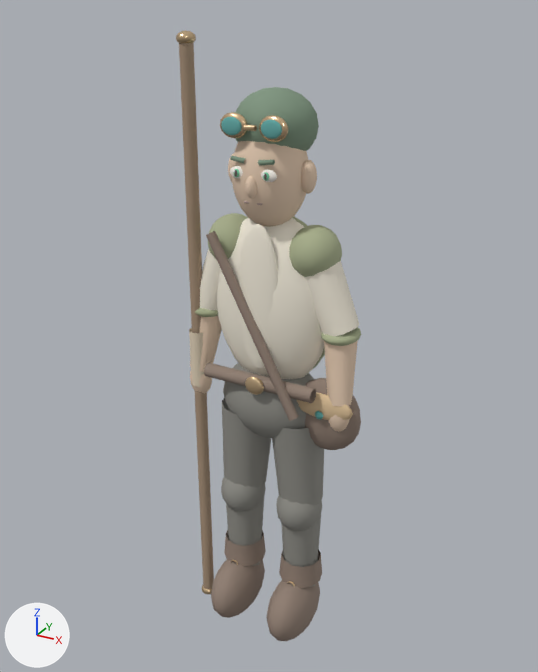
Before and after pictures for a commit that changed the glTF model unreal/ArtSource/Characters/Candidates/Ender.glb.
The view is the same before and after, from a 50 mm lens placed at (0.954, -1.758, 1.899), pointed at (-0.018, 0.008, 1.016). Arrows for +X, +Y and +Z are at lower left; the lights stay in place. The first picture is the older version.

Objects in the first picture: 'Ender_lookdev'.
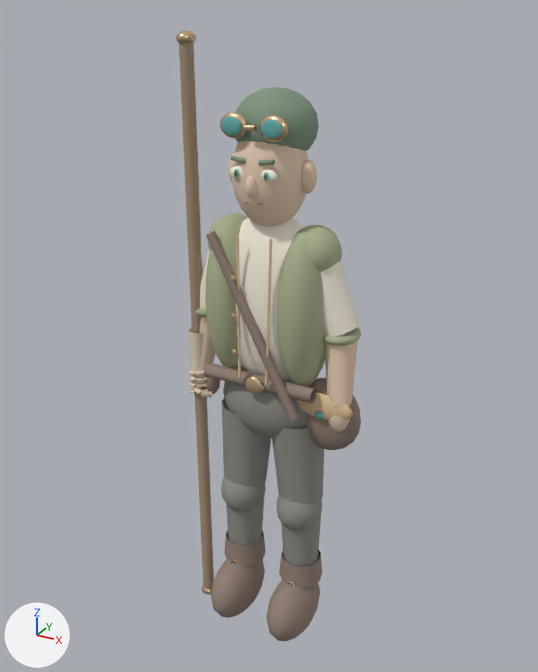
What differs and where, as boxes (x1, y1, x2, y2) in the pictures (538 x 672 px; the box of a moved part takes in the faces that stretch with it):
part 1 of me_ender_lookdev, added: after (199, 391, 212, 397)
part 2 of me_ender_lookdev, added: after (193, 384, 202, 395)
part 3 of me_ender_lookdev, added: after (236, 233, 241, 378)
part 4 of me_ender_lookdev, added: after (265, 239, 272, 385)
part 5 of me_ender_lookdev, moved or reshaped: before (190, 216, 325, 393); after (189, 217, 329, 394)

Patch to the scene script:
```diff
--- a/unreal/ArtSource/Characters/Candidates/Ender.glb.py
+++ b/unreal/ArtSource/Characters/Candidates/Ender.glb.py
@@ mat_bb8951_005 @@
+mat_bb8951_005 = principled_material('#bb8951.005')
+mat_bb8951_005.base_color = (0.733, 0.537, 0.318)  # beige #dec299
+mat_bb8951_005.metallic = 0.88
+mat_bb8951_005.roughness = 0.28
@@ me_ender_lookdev @@
 # used by ob_ender_lookdev; location = (0.0, 0.0, 0.0)
-me_ender_lookdev.from_pydata(...)  # 5106 vertices, 9560 faces; spans x -0.27..0.29, y -0.18..0.13, z -0.01..1.85
+me_ender_lookdev.from_pydata(...)  # 5944 vertices, 10836 faces; spans x -0.27..0.29, y -0.18..0.13, z -0.01..1.85
+# me_ender_lookdev part 1: the loose piece of 24 vertices spanning x -0.26..-0.21, y -0.07..-0.01, z 0.83..1.01 is copied, and the copy is multiplied about its middle by the matrix ((0.085, -0.14, -0.135), (0.0, 0.147, -0.153), (0.194, 0.061, 0.059)), then moved by (0.03, -0.02, -0.11), in mat_c99972 (beige #e6cbb2); it spans x -0.22..-0.18, y -0.08..-0.05, z 0.8..0.82
+# me_ender_lookdev part 2: the loose piece of 24 vertices spanning x -0.17..0.17, y -0.11..-0.06, z 0.89..0.93 is copied, and the copy is scaled about its middle by (-0.0737, 0.397, -0.377), then moved by (-0.22, 0.01, -0.09), in mat_c99972 (beige #e6cbb2); it spans x -0.24..-0.21, y -0.09..-0.06, z 0.81..0.84
+# me_ender_lookdev part 3: the loose piece of 24 vertices spanning x -0.15..0.14, y -0.13..-0.09, z 0.83..1.35 is copied, and the copy is scaled about its middle by (0.0255, 0.482, 0.84), then moved by (-0.04, 0.0, 0.05), in mat_bb8951 (beige #dec299); it spans x -0.05..-0.04, y -0.12..-0.1, z 0.93..1.35
+# me_ender_lookdev part 4: the loose piece of 24 vertices spanning x -0.15..0.14, y -0.13..-0.09, z 0.83..1.35 is copied, and the copy is scaled about its middle by (-0.0226, 0.482, 0.84), then moved by (0.05, 0.0, 0.05), in mat_bb8951 (beige #dec299); it spans x 0.04..0.05, y -0.12..-0.1, z 0.93..1.35
+# me_ender_lookdev part 5: 62 vertices moved from x -0.26..0.13, y -0.07..0.06, z 0.79..1.36 to x -0.26..0.13, y -0.07..0.06, z 0.8..1.36; 447 vertices removed from x -0.27..0.19, y -0.11..0.13, z 0.79..1.39; 739 vertices added at x -0.26..0.19, y -0.13..0.08, z 0.8..1.36
+# other edits to the shape of me_ender_lookdev do not show in these pictures
 me_ender_lookdev.materials.append(mat_c99972)
@@ me_ender_lookdev @@
 me_ender_lookdev.materials.append(mat_bb8951_004)
+me_ender_lookdev.materials.append(mat_bb8951_005)  # beige #dec299
```
